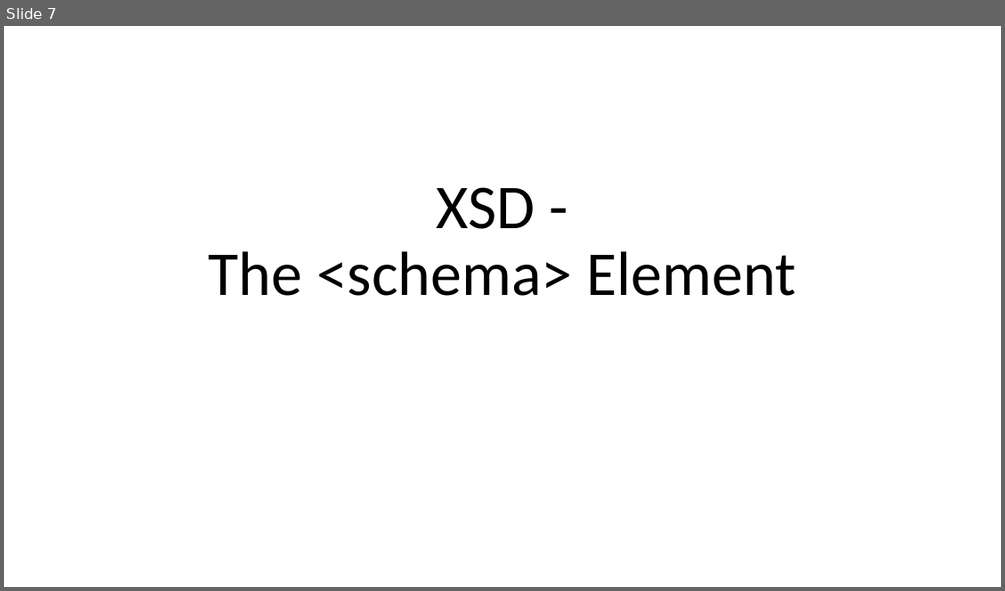
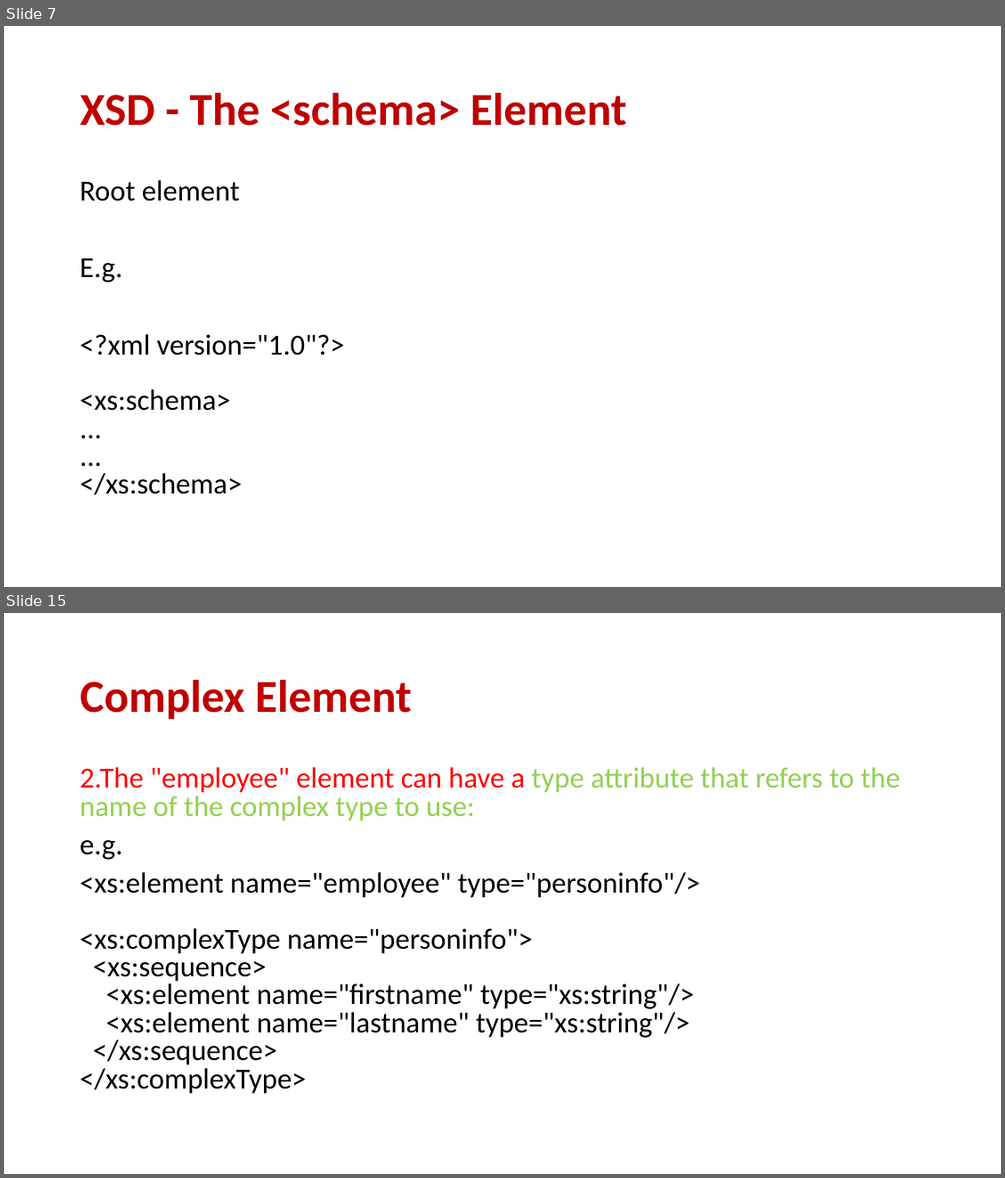
Before and after one commit to donkhan/msc, a slide deck: WebTechnology/XML/Lect_2_XML_Schema.ppt. Shown one above the other, each under a label of ours: slide 7 before the commit, slides 7 and 15 after it; the slides between them are not shown. The pictures are 1005x591 and 1005x1178 pixels, drawn with LibreOffice and Linux fonts; fonts in the diff are those of the drawing. Boxes give left, top, right and bottom in pixels: in the first picture for what was removed or moved away, otherwise in the second. Text is boxed around its words. In the diff, an @@ line names an element or a change of style, - is before the commit and + after.

```diff
--- a/WebTechnology/XML/Lect_2_XML_Schema.ppt
+++ b/WebTechnology/XML/Lect_2_XML_Schema.ppt
@@ slide 15 added at (4,613,1001,1174), background #FFFFFF @@
@@ title added at (80,680,412,719), 44 pt, text #C00000, bold @@
+Complex Element
@@ text added at (80,767,900,1094), 28 pt, text #000000 @@
+2.The "employee" element can have a type attribute that refers to the name of the complex type to use:
+e.g.
+<xs:element name="employee" type="personinfo"/>
+<xs:complexType name="personinfo">
+<xs:sequence>
+<xs:element name="firstname" type="xs:string"/>
+<xs:element name="lastname" type="xs:string"/>
+</xs:sequence>
+</xs:complexType>
@@ slide 7 changed as well @@
@@ title "XSD - The <schema> Element": place and size @@
-title "XSD - The <schema> Element" at (209,187,796,296)
+title "XSD - The <schema> Element" at (80,93,627,126)
@@ title "XSD - The <schema> Element" at (80,93,627,126): size 60 to 44 pt, text colour #000000 to #C00000, bold on; alignment centre to left; vertical alignment bottom to middle @@
@@ text added at (80,180,345,495), 28 pt, text #000000 @@
+Root element
+E.g.
+<?xml version="1.0"?>
+<xs:schema>
+...
+...
+</xs:schema>
```
Also in this commit, not shown: 17 other slides changed, 18 other slides added, 19 slides removed.
